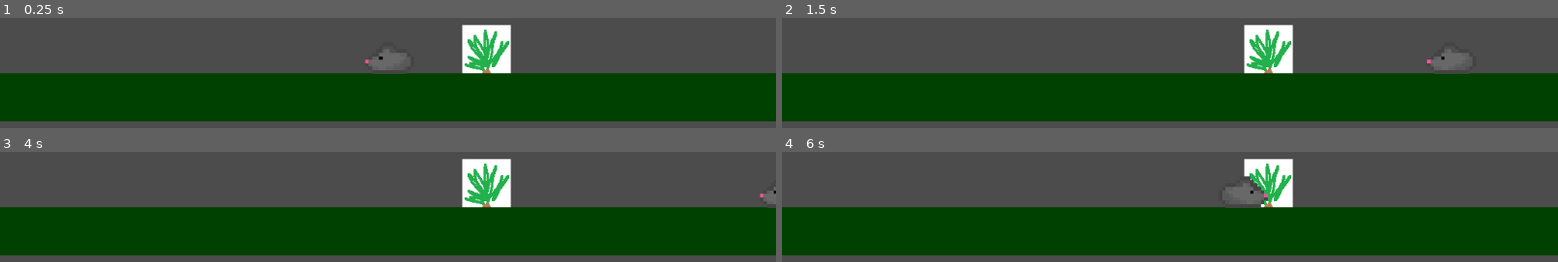
Above: before the commit, frames 1-4 (two rows, left to right).
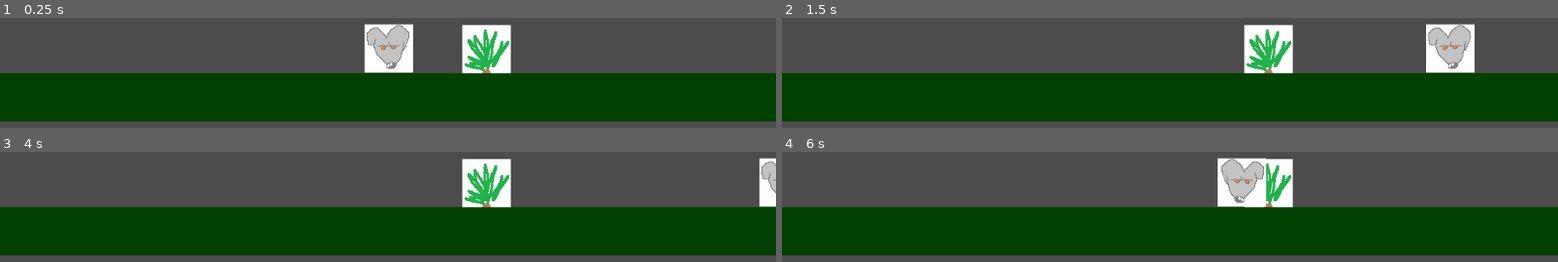
Above: after the commit, the same moments.

Repository: EndersteveGamer/GGJ-2023
Game: Godot game, scene res://Scene/Game.tscn
Two runs of this game, one before a commit and one after it. Both use one fixed random seed, a clock stepped at 60 frames per second and the inputs below.
Inputs:
- Up to frame 1 (0.25 s): no input
- Up to frame 2 (1.5 s): tap Enter at 0.5 s; hold Right (ui_right) 0.53-1.28 s; hold Down (ui_down) from 1.28 s (still down)
- Up to frame 3 (4 s): tap Space at 2, 3.5 s; release Down (ui_down) at 2.03 s; hold Right (ui_right) 2.03-2.78 s; tap Enter at 2.75 s; hold Up (ui_up) 2.78-3.53 s; hold Left (ui_left) from 3.53 s (still down)
- Up to frame 4 (6 s): release Left (ui_left) at 5.03 s; hold Down (ui_down) 5.03-5.78 s; tap Enter at 5.75 s; hold Right (ui_right) from 5.78 s (still down)

The runs differ from the first frame. In frame 1, 2.8% of the frame differs, in the area x 47-54%, y 5-51%; in frame 2, 2.8%, in the area x 83-90%, y 5-51%; in frame 3, 1.0%; in frame 4, 2.7%.

Commit message:
Grid branched to plant

Diff:
--- a/The Other Godot Project/Scene/Game.tscn
+++ b/The Other Godot Project/Scene/Game.tscn
@@ -21,4 +21,4 @@
 texture = ExtResource( 2 )
 
 [node name="Player" parent="." instance=ExtResource( 1 )]
-position = Vector2( 1, 17 )
+position = Vector2( 4.76837e-07, 0 )
--- a/The Other Godot Project/Scene/Plant.tscn
+++ b/The Other Godot Project/Scene/Plant.tscn
@@ -1,11 +1,13 @@
-[gd_scene load_steps=3 format=2]
+[gd_scene load_steps=4 format=2]
 
 [ext_resource path="res://Sprite/plant.png" type="Texture" id=1]
+[ext_resource path="res://Script/Plant.gd" type="Script" id=2]
 
 [sub_resource type="RectangleShape2D" id=1]
 extents = Vector2( 32, 32 )
 
 [node name="Plant" type="Area2D"]
+script = ExtResource( 2 )
 
 [node name="Sprite" type="Sprite" parent="."]
 z_index = -1
--- a/The Other Godot Project/Scene/Rat.tscn
+++ b/The Other Godot Project/Scene/Rat.tscn
@@ -1,28 +1,24 @@
 [gd_scene load_steps=4 format=2]
 
-[ext_resource path="res://Sprite/Side Rat.png" type="Texture" id=1]
+[ext_resource path="res://Sprite/Rat.png" type="Texture" id=1]
 [ext_resource path="res://Script/Rat.gd" type="Script" id=2]
 
 [sub_resource type="RectangleShape2D" id=1]
-extents = Vector2( 32, 21 )
+extents = Vector2( 32, 32 )
 
 [node name="Rat" type="KinematicBody2D"]
 script = ExtResource( 2 )
 
 [node name="Sprite" type="Sprite" parent="."]
-position = Vector2( 0, -11 )
-scale = Vector2( 4.625, 4.625 )
 z_index = 1
 texture = ExtResource( 1 )
 
 [node name="Hitbox" type="CollisionShape2D" parent="."]
-position = Vector2( 0, -4 )
 shape = SubResource( 1 )
 
 [node name="Grab" type="Area2D" parent="."]
 
 [node name="Grabbox" type="CollisionShape2D" parent="Grab"]
-position = Vector2( 0, -4 )
 shape = SubResource( 1 )
 
 [node name="Grabbed" type="Sprite" parent="Grab"]
--- a/The Other Godot Project/Script/Game.gd
+++ b/The Other Godot Project/Script/Game.gd
@@ -19,10 +19,12 @@
 func gridSet(x,what):
 	if not gridHas(x):
 		grid[x]=what
+		what.index=x
 
 func gridTake(x):
 	if gridHas(x):
 		var got=gridGet(x)
+		got.index=-1
 		grid[x]=null
 		return got
 	return null
--- /dev/null
+++ b/The Other Godot Project/Script/Plant.gd
@@ -0,0 +1,6 @@
+extends Area2D
+
+var index=-1 # if not on the terrain, set to -1
+
+func _ready():
+	pass # Replace with function body.
